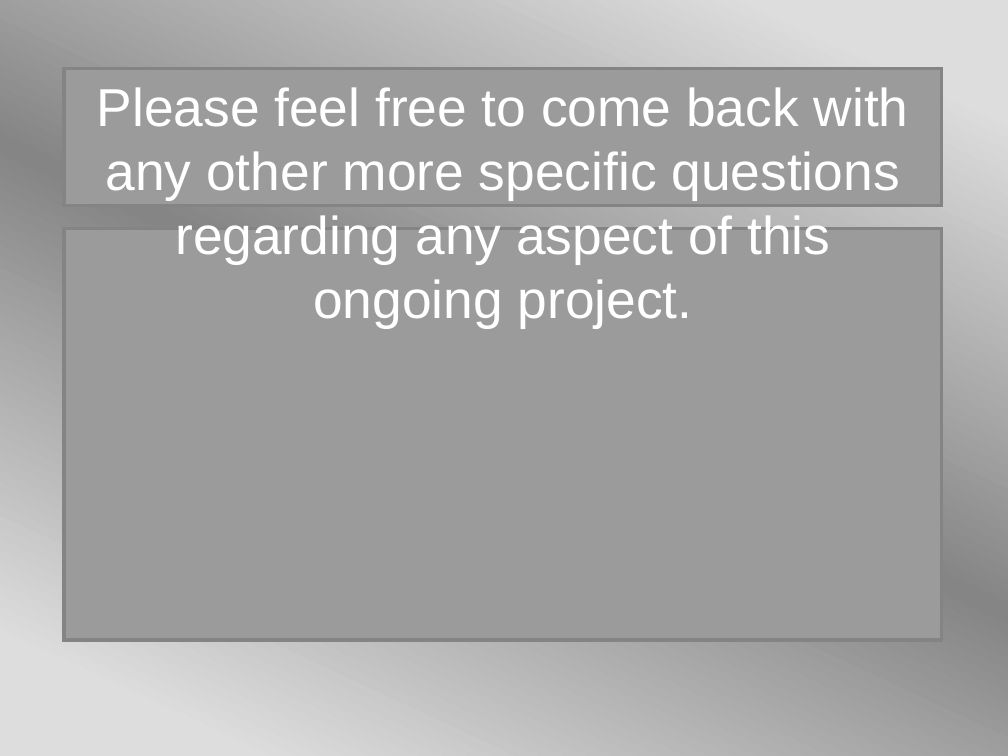
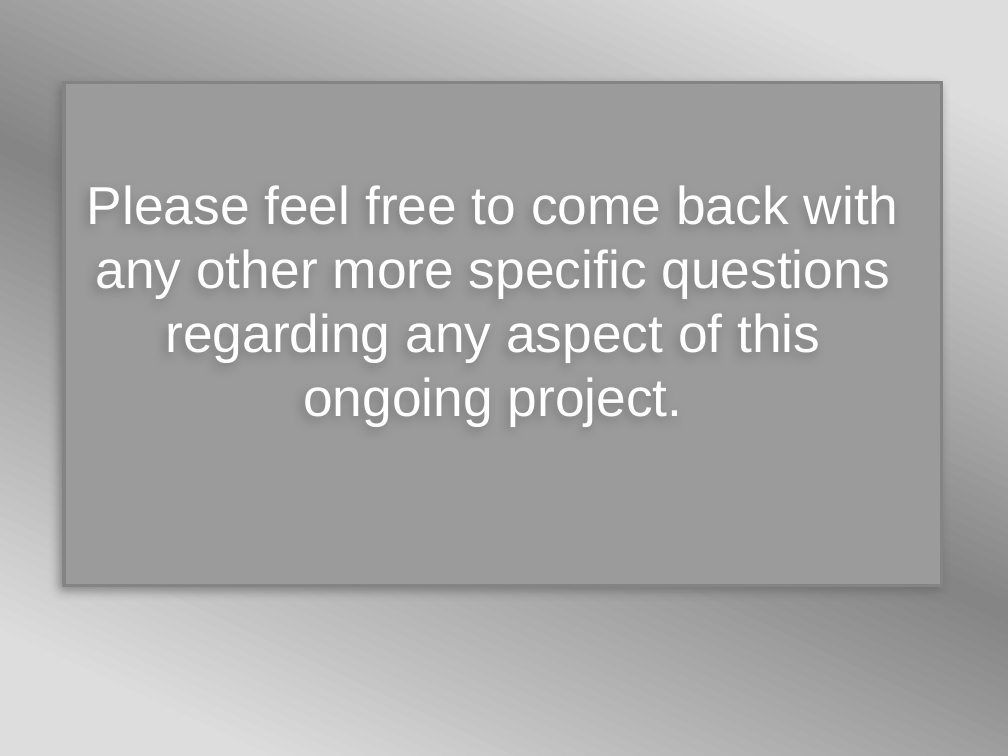
Before and after one commit to BCPMcustom/courseraSQL, a slide deck: slide 26 of Course#10/MintClassics.pptx (slide 16 before the commit). Drawn at 1008x756 pixels with LibreOffice and Linux fonts; fonts in the diff are those of the drawing; background and template pictures are left out. Boxes give left, top, right and bottom in pixels: in the first picture for what was removed or moved away, otherwise in the second. Text is boxed around its words. In the diff, an @@ line names an element or a change of style, - is before the commit and + after.

```diff
--- a/Course#10/MintClassics.pptx
+++ b/Course#10/MintClassics.pptx
@@ rectangle: place and size @@
-rectangle at (64, 229, 942, 640)
+rectangle at (64, 82, 942, 585)
@@ rectangle at (64, 82, 942, 585): shadow on @@
@@ rectangle removed at (64, 69, 942, 206) @@
@@ text "Please feel free to come ...": place and size @@
-text "Please feel free to come ..." at (97, 87, 909, 328)
+text "Please feel free to come ..." at (87, 185, 899, 427)
```
Also in this commit, not shown: 16 other slides changed, 10 slides added.
